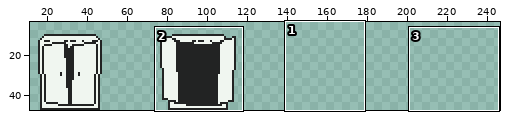
Edited in one commit: sprite sheet (Game maker/ASSETS/props/spr_wardrobe.png). The first picture is a wide view before the edit; the outline marks the close-up.
Close-up. Before the commit:
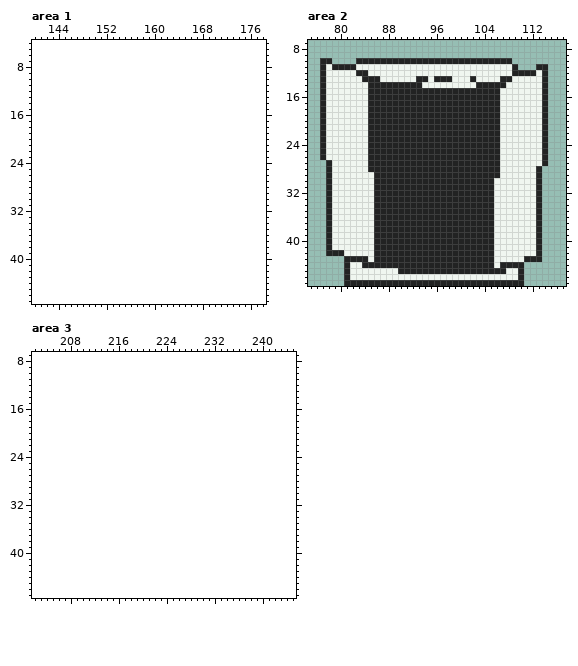
The file is 128x48 pixels. Shown: area 1: x 140..178, y 4..47; area 2: x 75..117, y 7..47; area 3: x 202..245, y 7..47. The old version is drawn lined up with the new one, on the new canvas. The wide view leaves out empty margins.
Now the later version:
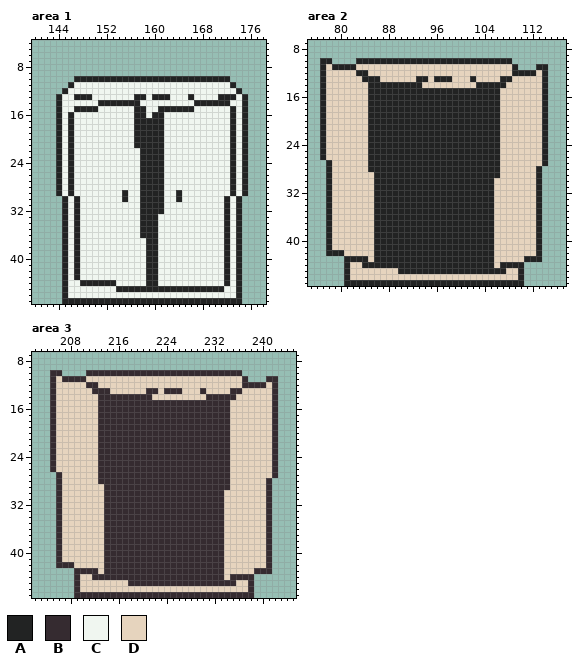
Palette (. is transparent): A #222323  B #352b30  C #f0f6f0  D #e6d4be
The exact change:
canvas 128x48 -> 256x48
Area 1:
y 10: x 147..172 .......................... -> AAAAAAAAAAAAAAAAAAAAAAAAAA
y 11: x 146..173 ............................ -> ACCCCCCCCCCCCCCCCCCCCCCCCCCA
y 12: x 145..174 .............................. -> ACCCCCCCCCCCCCCCCCCCCCCCCCCCCA
y 13: x 144..175 ................................ -> ACCAAACCCCCCCAACAAACCCACCCCAAACA
y 14: x 144..175 ................................ -> ACCCCCCAAAAAAACCCCCCCCCAAAAAACCA
y 15: x 144..175 ................................ -> ACCAAAACCCCCCAACCAAAAAACCCCCCACA
y 16: x 144..175 ................................ -> ACACCCCCCCCCCAACAACCCCCCCCCCCACA
y 17..21: x 144..175 ................................ -> ACACCCCCCCCCCAAAAACCCCCCCCCCCACA
y 22..28: x 144..175 ................................ -> ACACCCCCCCCCCCAAAACCCCCCCCCCCACA
y 29: x 144..175 ................................ -> ACACCCCCCCCACCAAAACCACCCCCCCCACA
y 30: x 145..174 .............................. -> ACACCCCCCCACCAAAACCACCCCCCCACA
y 31..32: x 145..174 .............................. -> ACACCCCCCCCCCAAAACCCCCCCCCCACA
y 33..36: x 145..174 .............................. -> ACACCCCCCCCCCAAACCCCCCCCCCCACA
y 37..43: x 145..174 .............................. -> ACACCCCCCCCCCCAACCCCCCCCCCCACA
y 44: x 145..174 .............................. -> ACCAAAAAACCCCCAACCCCCCCCCCCACA
y 45: x 145..174 .............................. -> ACCCCCCCCAAAAAAAAAAAAAAAAAACCA
y 46: x 145..174 .............................. -> ACCCCCCCCCCCCCCCCCCCCCCCCCCCCA
y 47: x 145..174 .............................. -> AAAAAAAAAAAAAAAAAAAAAAAAAAAAAA
Area 2:
y 11: x 78 C -> D; x 83..108 CCCCCCCCCCCCCCCCCCCCCCCCCC -> DDDDDDDDDDDDDDDDDDDDDDDDDD
y 12: x 78..82 CCCCC -> DDDDD; x 85..108 CCCCCCCCCCCCCCCCCCCCCCCC -> DDDDDDDDDDDDDDDDDDDDDDDD; x 113 C -> D
y 13: x 78..83 CCCCCC -> DDDDDD; x 87..92 CCCCCC -> DDDDDD; x 95 C -> D; x 99..101 CCC -> DDD; x 103..106 CCCC -> DDDD; x 109..113 CCCCC -> DDDDD
y 14: x 78..84 CCCCCCC -> DDDDDDD; x 94..102 CCCCCCCCC -> DDDDDDDDD; x 108..113 CCCCCC -> DDDDDD
y 15..26: x 78..84 CCCCCCC -> DDDDDDD; x 107..113 CCCCCCC -> DDDDDDD
y 27: x 79..84 CCCCCC -> DDDDDD; x 107..113 CCCCCCC -> DDDDDDD
y 28: x 79..84 CCCCCC -> DDDDDD; x 107..112 CCCCCC -> DDDDDD
y 29: x 79..85 CCCCCCC -> DDDDDDD; x 107..112 CCCCCC -> DDDDDD
y 30..41: x 79..85 CCCCCCC -> DDDDDDD; x 106..112 CCCCCCC -> DDDDDDD
y 42: x 81..85 CCCCC -> DDDDD; x 106..112 CCCCCCC -> DDDDDDD
y 43: x 85 C -> D; x 106..110 CCCCC -> DDDDD
y 44: x 82..83 CC -> DD; x 106 C -> D
y 45: x 82..89 CCCCCCCC -> DDDDDDDD; x 108..109 CC -> DD
y 46: x 82..109 CCCCCCCCCCCCCCCCCCCCCCCCCCCC -> DDDDDDDDDDDDDDDDDDDDDDDDDDDD
Area 3:
y 10: x 205..206 .. -> BB; x 211..236 .......................... -> BBBBBBBBBBBBBBBBBBBBBBBBBB
y 11: x 205..237 ................................. -> BDBBBBDDDDDDDDDDDDDDDDDDDDDDDDDDB; x 241..242 .. -> BB
y 12: x 205..242 ...................................... -> BDDDDDBBDDDDDDDDDDDDDDDDDDDDDDDDBBBBDB
y 13: x 205..242 ...................................... -> BDDDDDDBBBDDDDDDBBDBBBDDDBDDDDBBDDDDDB
y 14: x 205..242 ...................................... -> BDDDDDDDBBBBBBBBBDDDDDDDDDBBBBBDDDDDDB
y 15..26: x 205..242 ...................................... -> BDDDDDDDBBBBBBBBBBBBBBBBBBBBBBDDDDDDDB
y 27: x 206..242 ..................................... -> BDDDDDDBBBBBBBBBBBBBBBBBBBBBBDDDDDDDB
y 28: x 206..241 .................................... -> BDDDDDDBBBBBBBBBBBBBBBBBBBBBBDDDDDDB
y 29: x 206..241 .................................... -> BDDDDDDDBBBBBBBBBBBBBBBBBBBBBDDDDDDB
y 30..41: x 206..241 .................................... -> BDDDDDDDBBBBBBBBBBBBBBBBBBBBDDDDDDDB
y 42: x 206..241 .................................... -> BBBDDDDDBBBBBBBBBBBBBBBBBBBBDDDDDDDB
y 43: x 209..241 ................................. -> BBBBDBBBBBBBBBBBBBBBBBBBBDDDDDBBB
y 44: x 209..238 .............................. -> BDDBBBBBBBBBBBBBBBBBBBBBBDBBBB
y 45: x 209..238 .............................. -> BDDDDDDDDBBBBBBBBBBBBBBBBBBDDB
y 46: x 209..238 .............................. -> BDDDDDDDDDDDDDDDDDDDDDDDDDDDDB
y 47: x 209..238 .............................. -> BBBBBBBBBBBBBBBBBBBBBBBBBBBBBB
